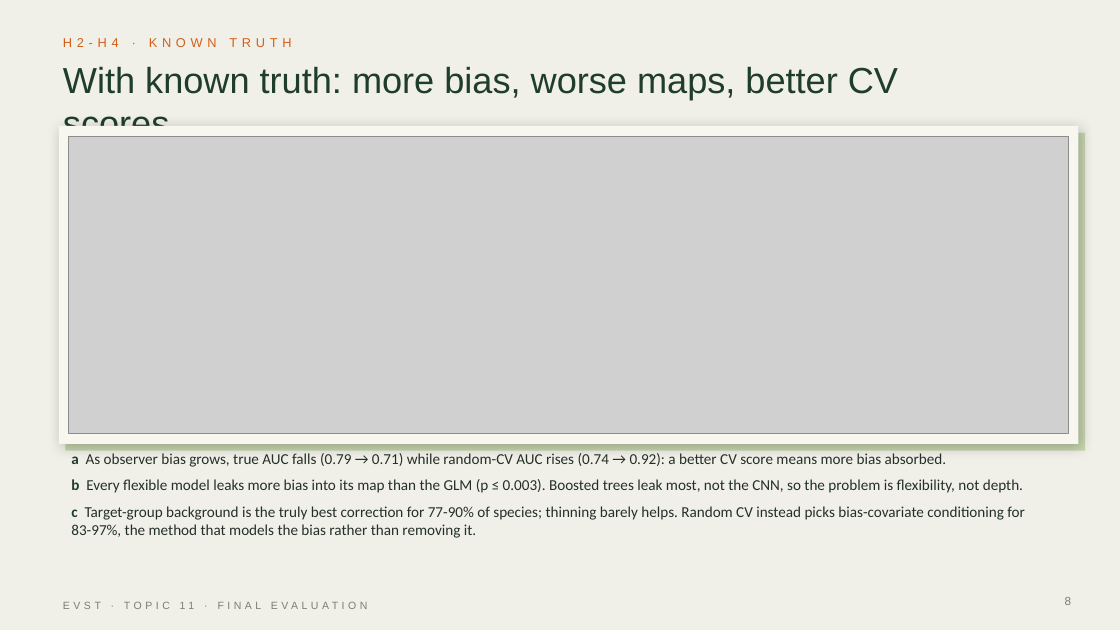
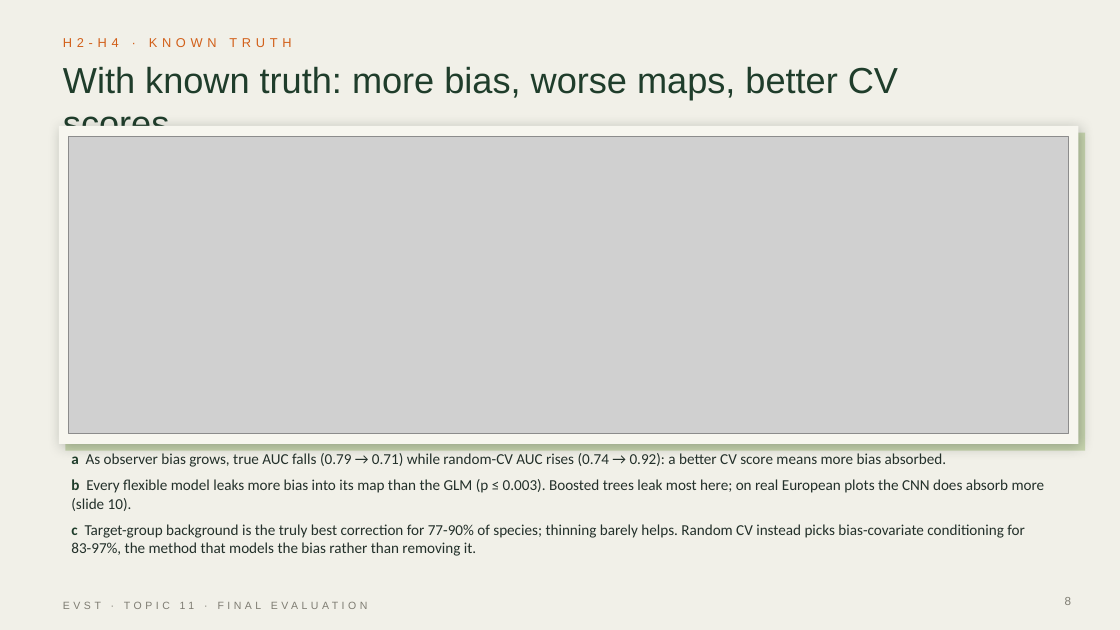
Before and after one commit to Incognius/EVST-Project-Nallagatla-Kingdom, a slide deck: slide 8 of final/EVST_Topic11_Final.pptx. Drawn at 1120x630 pixels with LibreOffice and Linux fonts; fonts in the diff are those of the drawing; grey boxes stand for pictures; background and template pictures are left out. Boxes give left, top, right and bottom in pixels: in the first picture for what was removed or moved away, otherwise in the second. Text is boxed around its words. In the diff, an @@ line names an element or a change of style, - is before the commit and + after.

Commit message:
Add Europe CNN test and survey-size result to the final deck
Deck goes to 17 slides; explainers updated, including a guide to slides 5, 8, 11, 14 and 15

```diff
--- a/final/EVST_Topic11_Final.pptx
+++ b/final/EVST_Topic11_Final.pptx
@@ text at box(71, 479, 1045, 511): text changed @@
-▪ b Every flexible model leaks more bias into its map than the GLM (p ≤ 0.003). Boosted trees leak most, not the CNN, so the problem is flexibility, not depth.
+▪ b Every flexible model leaks more bias into its map than the GLM (p ≤ 0.003). Boosted trees leak most here; on real European plots the CNN does absorb more (slide 10).
```
Also in this commit, not shown: 9 other slides changed, 2 slides added, 1 slide removed, 18 other files.
